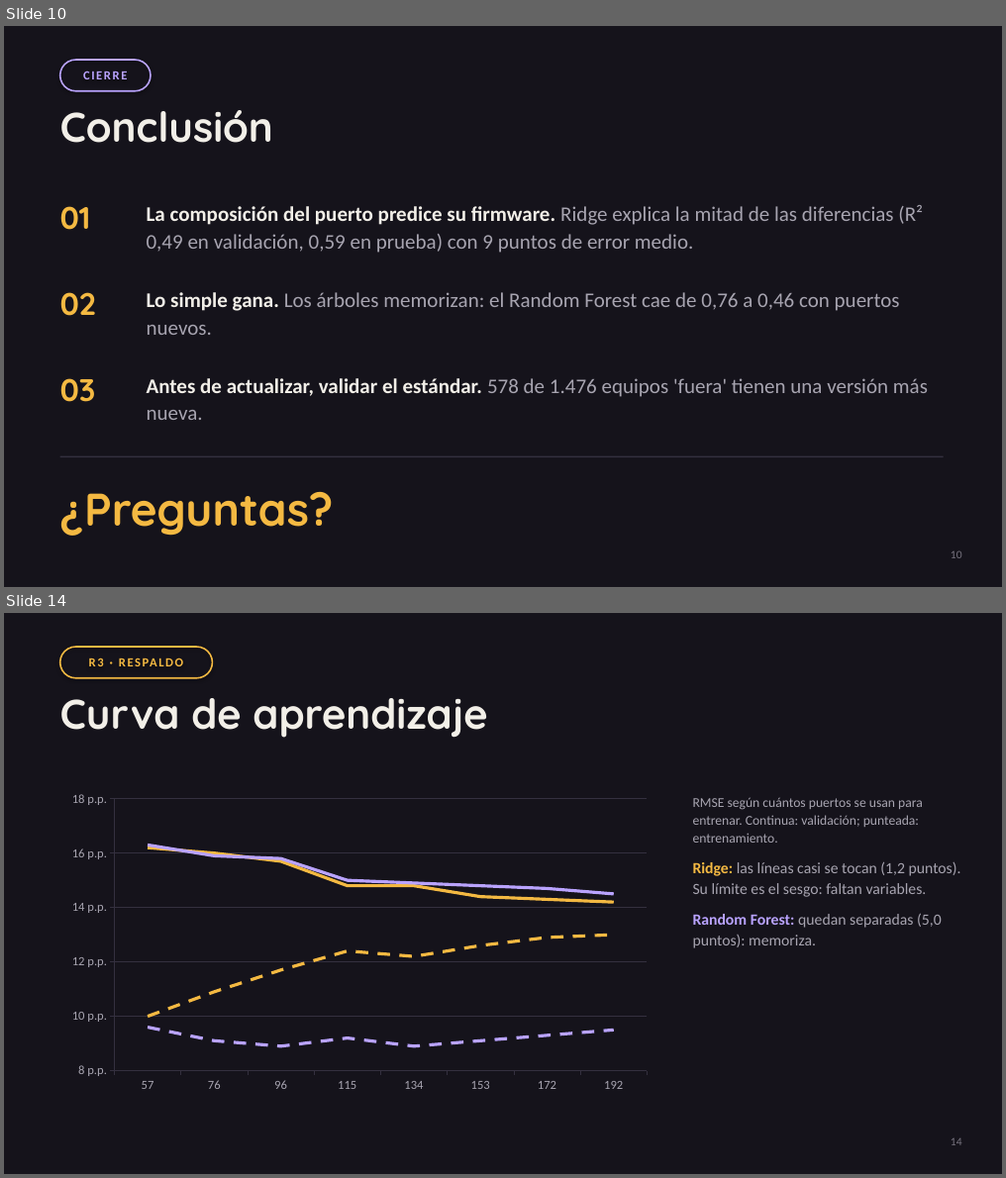
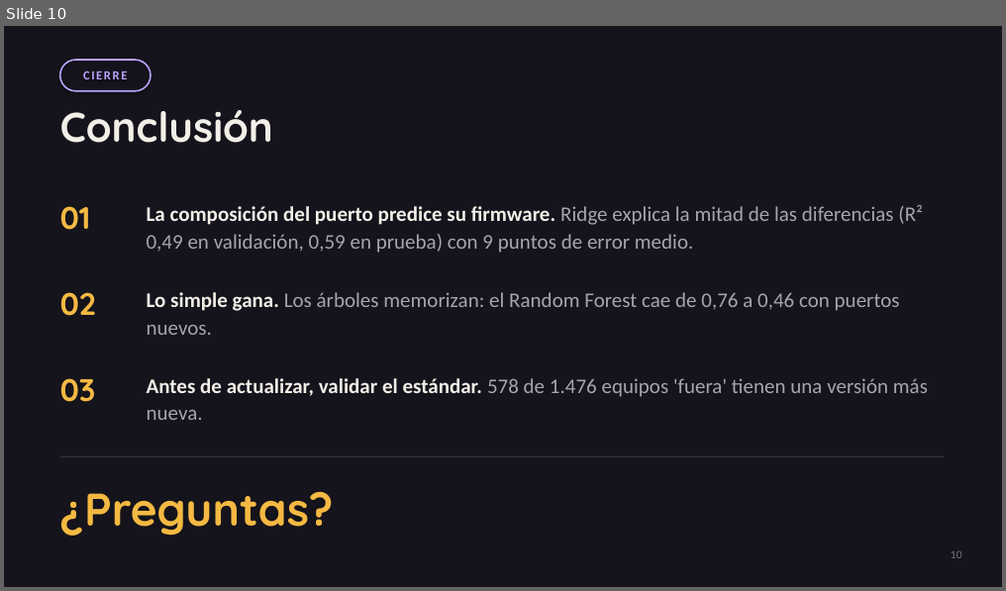
Before and after one commit to forzanijuan22/red-gpon-tp4, a slide deck: trabajos_practicos/presentaciones/TP2_presentacion.pptx. Shown one above the other, each under a label of ours: slides 10 and 14 before the commit, slide 10 after it; the slides between them are not shown. The pictures are 1006x1178 and 1006x591 pixels, drawn with LibreOffice and Linux fonts; fonts in the diff are those of the drawing. Boxes give left, top, right and bottom in pixels: in the first picture for what was removed or moved away, otherwise in the second. Text is boxed around its words. In the diff, an @@ line names an element or a change of style, - is before the commit and + after.

```diff
--- a/trabajos_practicos/presentaciones/TP2_presentacion.pptx
+++ b/trabajos_practicos/presentaciones/TP2_presentacion.pptx
@@ slide 14 removed at (4,613,1002,1174), background #15131B @@
@@ rounded rectangle removed at (60,647,212,678) @@
-R3 · RESPALDO
@@ text removed at (60,698,487,738) @@
-Curva de aprendizaje
@@ line chart removed at (60,785,659,1100) @@
-categories: 57, 76, 96, 115, 134, 153, 172, 192
-Series 1: 16.2, 16, 15.7, 14.8, 14.8, 14.4, 14.3, 14.2
-Series 2: 10, 10.9, 11.7, 12.4, 12.2, 12.6, 12.9, 13
-Series 3: 16.3, 15.9, 15.8, 15, 14.9, 14.8, 14.7, 14.5
-Series 4: 9.6, 9.1, 8.9, 9.2, 8.9, 9.1, 9.3, 9.5
@@ text removed at (693,797,961,949) @@
-RMSE según cuántos puertos se usan para entrenar. Continua: validación; punteada: entrenamiento.
-Ridge: las líneas casi se tocan (1,2 puntos). Su límite es el sesgo: faltan variables.
-Random Forest: quedan separadas (5,0 puntos): memoriza.
@@ text removed at (950,1139,962,1146) @@
-14
```
Also in this commit, not shown: 5 other slides removed, 4 other files.
